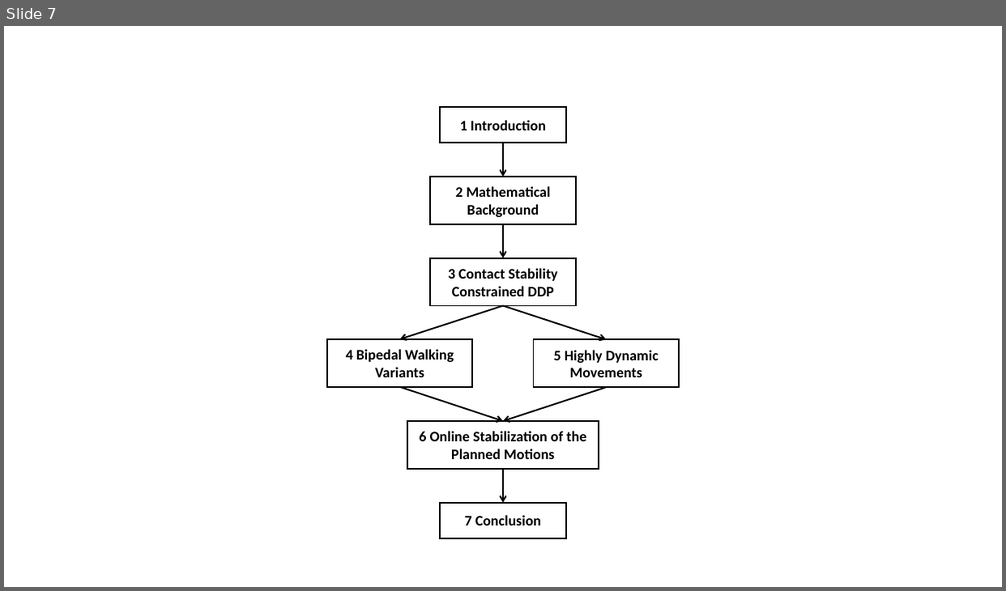
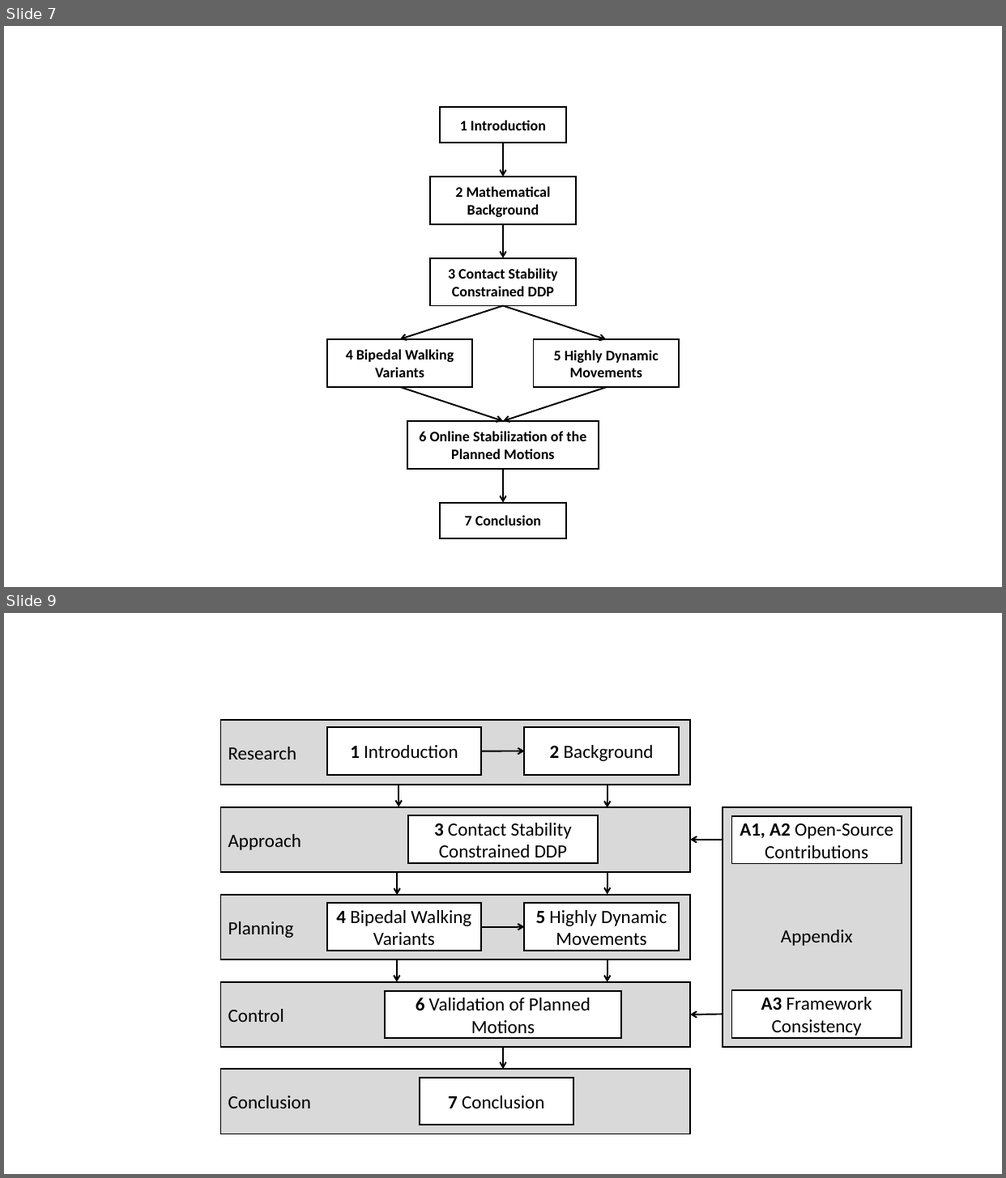
Before and after one commit to julesser/ma-thesis, a slide deck: img/pptGraphs.pptx. Shown one above the other, each under a label of ours: slide 7 before the commit, slides 7 and 9 after it; the slides between them are not shown. The pictures are 1006x591 and 1006x1178 pixels, drawn with LibreOffice and Linux fonts; fonts in the diff are those of the drawing. Boxes give left, top, right and bottom in pixels: in the first picture for what was removed or moved away, otherwise in the second. Text is boxed around its words. In the diff, an @@ line names an element or a change of style, - is before the commit and + after.

```diff
--- a/img/pptGraphs.pptx
+++ b/img/pptGraphs.pptx
@@ slide 9 added at bbox=[4, 613, 1002, 1174], background #FFFFFF @@
@@ rectangle added at bbox=[221, 720, 691, 786], fill #D9D9D9, outline #000000 1.5 pt, 18 pt, text #000000 @@
+Research
@@ rectangle added at bbox=[327, 727, 482, 776], fill #FFFFFF, outline #000000 1.5 pt, 18 pt, text #000000 @@
+1 Introduction
@@ rectangle added at bbox=[524, 727, 679, 776], fill #FFFFFF, outline #000000 1.5 pt, 18 pt, text #000000 @@
+2 Background
@@ arrow added from (482, 752) to (524, 752), #000000 1.5 pt @@
@@ rectangle added at bbox=[221, 807, 691, 872], fill #D9D9D9, outline #000000 1.5 pt, 18 pt, text #000000 @@
+Approach
@@ arrow added from (398, 785) to (398, 807), #000000 1.5 pt @@
@@ arrow added from (607, 786) to (607, 807), #000000 1.5 pt @@
@@ rectangle added at bbox=[722, 807, 911, 1047], fill #D9D9D9, outline #000000 1.5 pt, 18 pt, text #000000 @@
+Appendix
@@ rectangle added at bbox=[408, 815, 598, 864], fill #FFFFFF, outline #000000 1.5 pt, 18 pt, text #000000 @@
+3 Contact Stability Constrained DDP
@@ rectangle added at bbox=[731, 815, 901, 864], fill #FFFFFF, outline #000000 1.5 pt, 18 pt, text #000000 @@
+A1, A2 Open-Source Contributions
@@ arrow added from (722, 840) to (691, 840), #000000 1.5 pt @@
@@ arrow added from (397, 874) to (397, 895), #000000 1.5 pt @@
@@ arrow added from (607, 874) to (607, 895), #000000 1.5 pt @@
@@ rectangle added at bbox=[221, 895, 691, 960], fill #D9D9D9, outline #000000 1.5 pt, 18 pt, text #000000 @@
+Planning
@@ rectangle added at bbox=[327, 904, 482, 952], fill #FFFFFF, outline #000000 1.5 pt, 18 pt, text #000000 @@
+4 Bipedal Walking Variants
@@ rectangle added at bbox=[524, 904, 679, 952], fill #FFFFFF, outline #000000 1.5 pt, 18 pt, text #000000 @@
+5 Highly Dynamic Movements
@@ arrow added from (482, 927) to (524, 927), #000000 1.5 pt @@
@@ arrow added from (397, 960) to (397, 982), #000000 1.5 pt @@
@@ arrow added from (607, 960) to (607, 982), #000000 1.5 pt @@
@@ rectangle added at bbox=[221, 982, 691, 1047], fill #D9D9D9, outline #000000 1.5 pt, 18 pt, text #000000 @@
+Control
@@ rectangle added at bbox=[385, 991, 621, 1039], fill #FFFFFF, outline #000000 1.5 pt, 18 pt, text #000000 @@
+6 Validation of Planned Motions
@@ rectangle added at bbox=[731, 990, 901, 1038], fill #FFFFFF, outline #000000 1.5 pt, 18 pt, text #000000 @@
+A3 Framework Consistency
@@ arrow added from (722, 1014) to (691, 1015), #000000 1.5 pt @@
@@ arrow added from (503, 1047) to (503, 1069), #000000 1.5 pt @@
@@ rectangle added at bbox=[221, 1069, 691, 1134], fill #D9D9D9, outline #000000 1.5 pt, 18 pt, text #000000 @@
+Conclusion
@@ rectangle added at bbox=[420, 1078, 573, 1126], fill #FFFFFF, outline #000000 1.5 pt, 18 pt, text #000000 @@
+7 Conclusion
```
Also in this commit, not shown: 1 slide changed, 51 other files.
